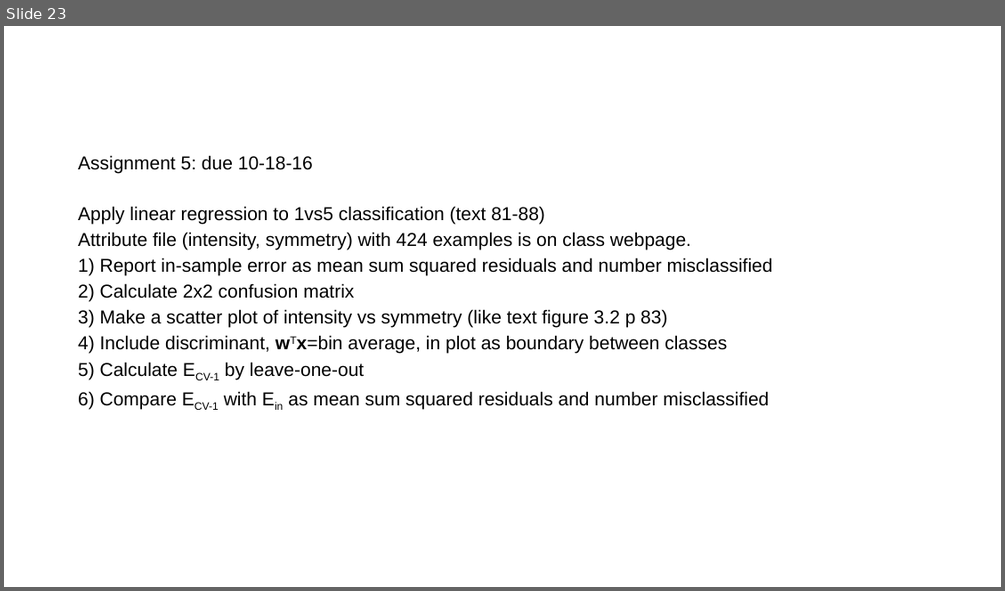
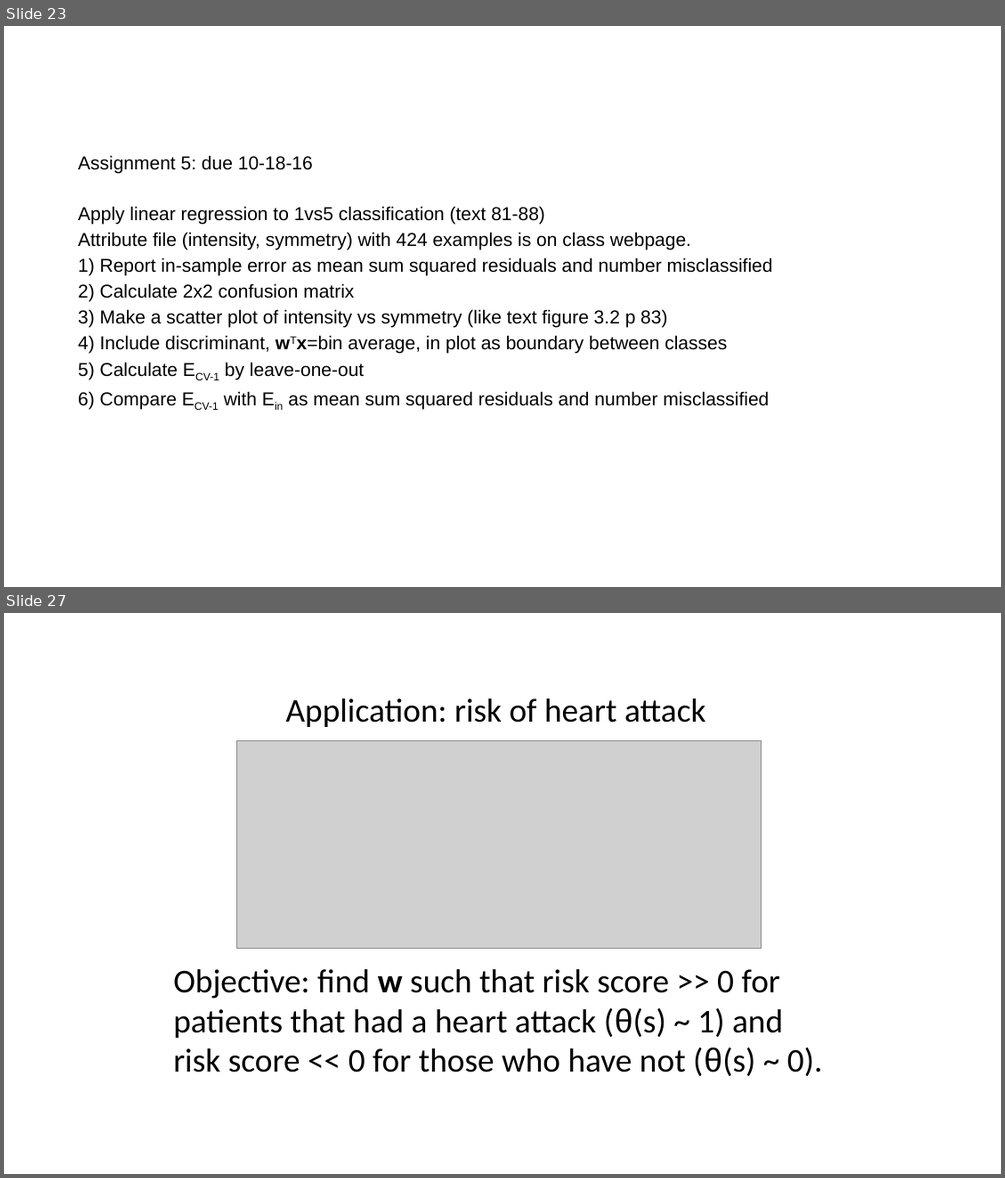
Before and after one commit to zhy9036/cs_2016_fall, a slide deck: 534_ANN/linear models.pptx. Shown one above the other, each under a label of ours: slide 23 before the commit, slides 23 and 27 after it; the slides between them are not shown. The pictures are 1005x591 and 1005x1178 pixels, drawn with LibreOffice and Linux fonts; fonts in the diff are those of the drawing; grey boxes stand for pictures. Boxes give left, top, right and bottom in pixels: in the first picture for what was removed or moved away, otherwise in the second. Text is boxed around its words. In the diff, an @@ line names an element or a change of style, - is before the commit and + after.

```diff
--- a/534_ANN/linear models.pptx
+++ b/534_ANN/linear models.pptx
@@ slide 27 added at (4,613,1001,1174), background #FFFFFF @@
@@ text added at (286,698,705,727), 32 pt, text #000000 @@
+Application: risk of heart attack
@@ picture added at (236,741,761,948) @@
@@ text added at (173,969,823,1076), 32 pt, text #000000 @@
+Objective: find w such that risk score >> 0 for
+patients that had a heart attack (θ(s) ~ 1) and
+risk score << 0 for those who have not (θ(s) ~ 0).
```
Also in this commit, not shown: 30 other slides added, 25 other files.
